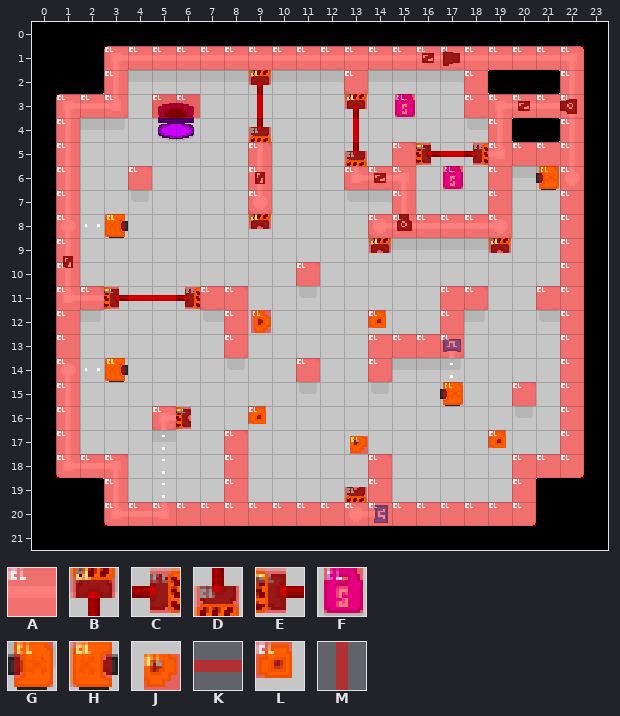
Two versions of a level (Tiled map, Tiled/maps_alpha/level4.tmx). Above, as it was before the edit.
Cells are 16x16 px. Shown: x 0..23, y 0..21. Tiles whose own drawing changed are shown in their newer look in all pictures.
Key: from "porthole-tileset": A 16, B 18, C 19, D 20, E 21, F 53, G 80, H 81, J 82, K 112, L 116, M 144.
_ is an empty cell.
Layers that did not change in this view are not listed.
Layer "collision" before, first column x 0:
 0 ________________________
 1 ___AAAAAAAAAAAAAAAAAAAA_
 2 ___A_____B___A____A___A_
 3 _AAA_AA__M___B_F__AAAAA_
 4 _A_______D___M_____A__A_
 5 _A_______A___D_AEKCAAAA_
 6 _A__A____A___AAA_F_A_GA_
 7 _A_______A_____A___A__A_
 8 _A_H_____B____AAAAAA__A_
 9 _A____________B____B__A_
10 _A_________A__________A_
11 _AAEKKCAA________AA__AA_
12 _A______AF____L__A____A_
13 _A______A_____AAAA____A_
14 _A_H_______A__A_______A_
15 _A_______________G__A_A_
16 _A___AE__L____________A_
17 _A______A____J_____L__A_
18 _AAA____A_____A_____AAA_
19 ___A____A____DA_____A___
20 ___AAAAAAAAAAAAAAAAAA___
21 ________________________
Now the later version:
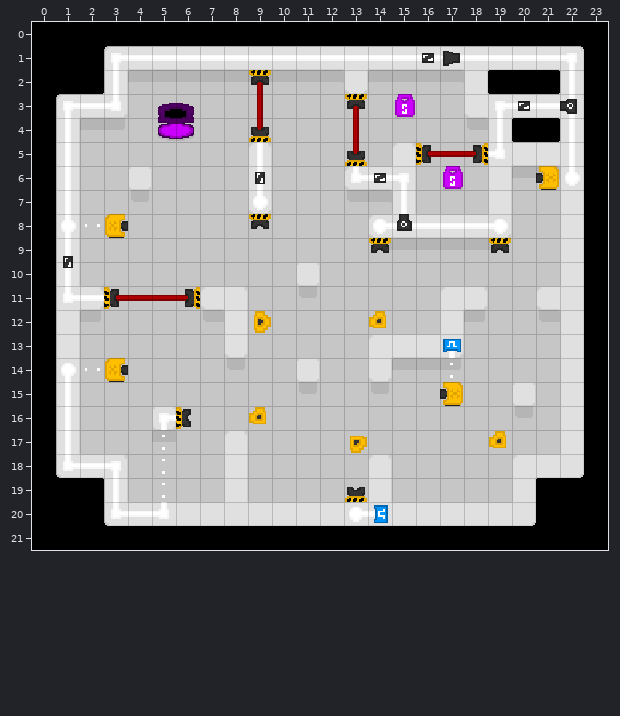
See-through tiles are keyed as they look on the map.
The exact change:
Changed rows in their new state; . is an unchanged cell.
Layer "collision" (now hidden):
first column x 1:
 1 ..____________________
 2 .._....._..._...._..._
 3 ___.__.._..._._.._____
 4 _......._..._....._.._
 5 _......._..._.________
 6 _.._...._...___._._.__
 7 _......._....._..._.._
 8 _._....._....______.._
 9 _............_...._.._
10 _........._.........._
11 ________........__..__
12 _......__...._.._...._
13 _......_.....____...._
14 _._......._.._......._
15 _..............._.._._
16 _...__.._............_
17 _......_...._....._.._
18 ___...._....._.....___
19 .._...._....__....._..
20 ..__________________..
Boxes around the changes in both pictures, in picture pixels (x1, y1, x2, y2):
removed: (56, 46, 584, 526)
